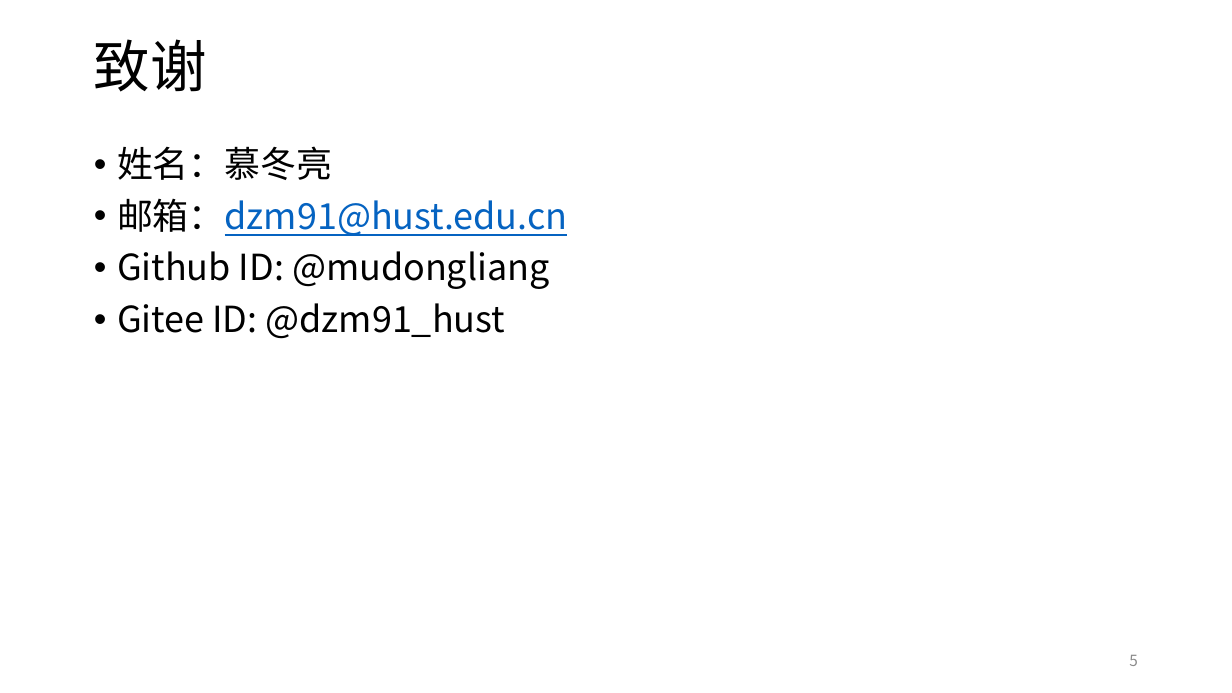
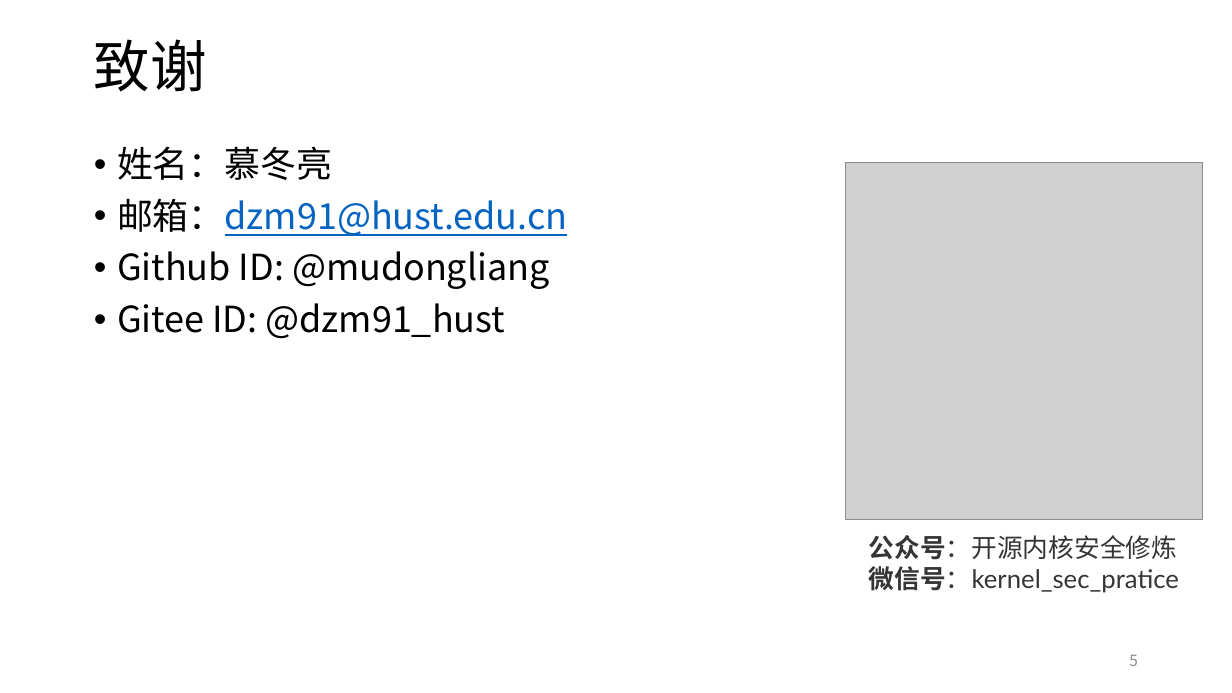
Before and after one commit to hust-open-atom-club/docs, a slide deck: slide 5 of PPT模板/华科开放原子开源俱乐部模板.pptx. Drawn at 1232x693 pixels with LibreOffice and Linux fonts; fonts in the diff are those of the drawing; grey boxes stand for pictures; background and template pictures are left out. Boxes give left, top, right and bottom in pixels: in the first picture for what was removed or moved away, otherwise in the second. Text is boxed around its words. In the diff, an @@ line names an element or a change of style, - is before the commit and + after.

Commit message:
add QR code at the end

```diff
--- a/PPT模板/华科开放原子开源俱乐部模板.pptx
+++ b/PPT模板/华科开放原子开源俱乐部模板.pptx
@@ picture added at (846,163,1203,520) @@
@@ text added at (869,535,1179,593), 20 pt, text #353535 @@
+公众号：开源内核安全修炼
+微信号：kernel_sec_pratice
```
